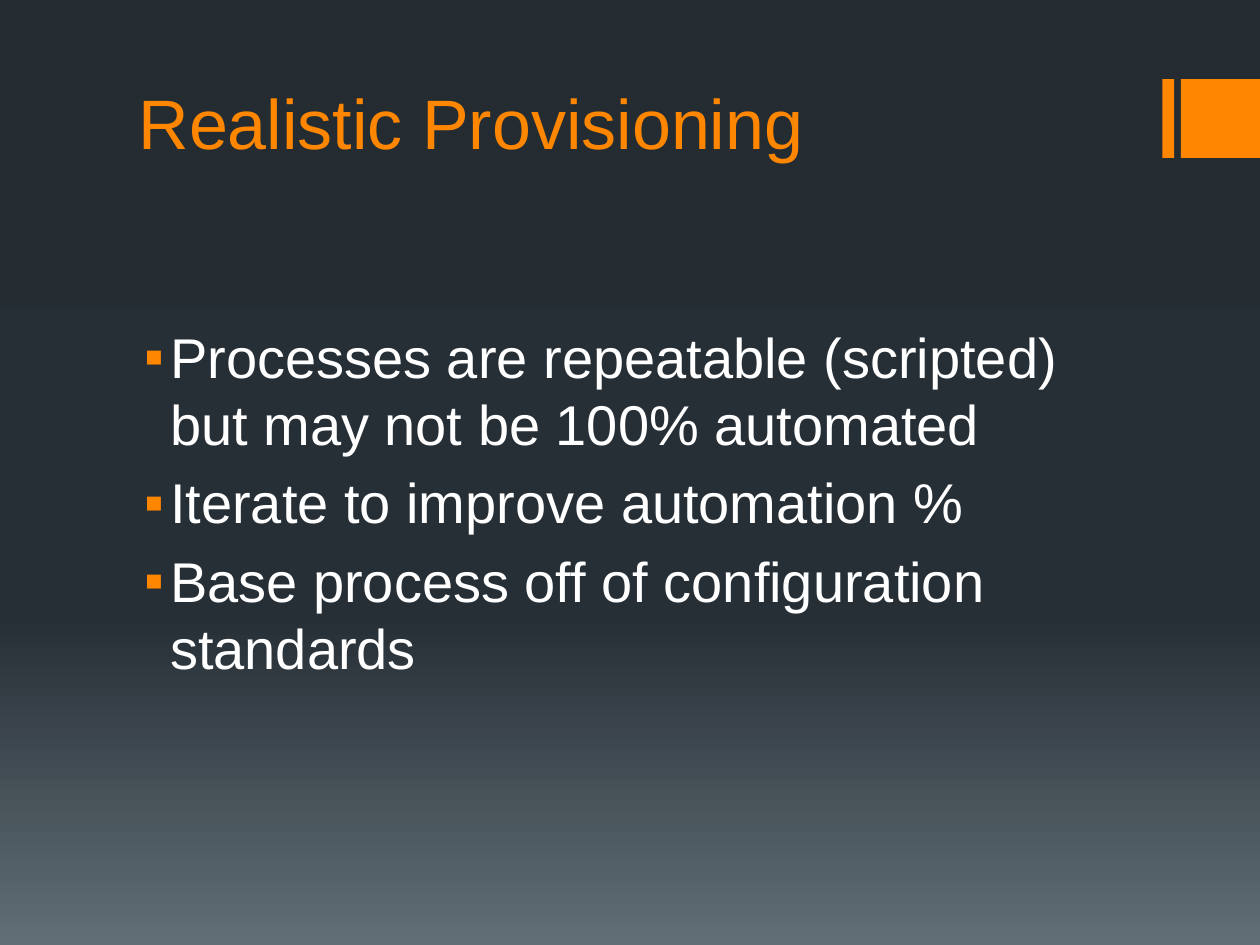
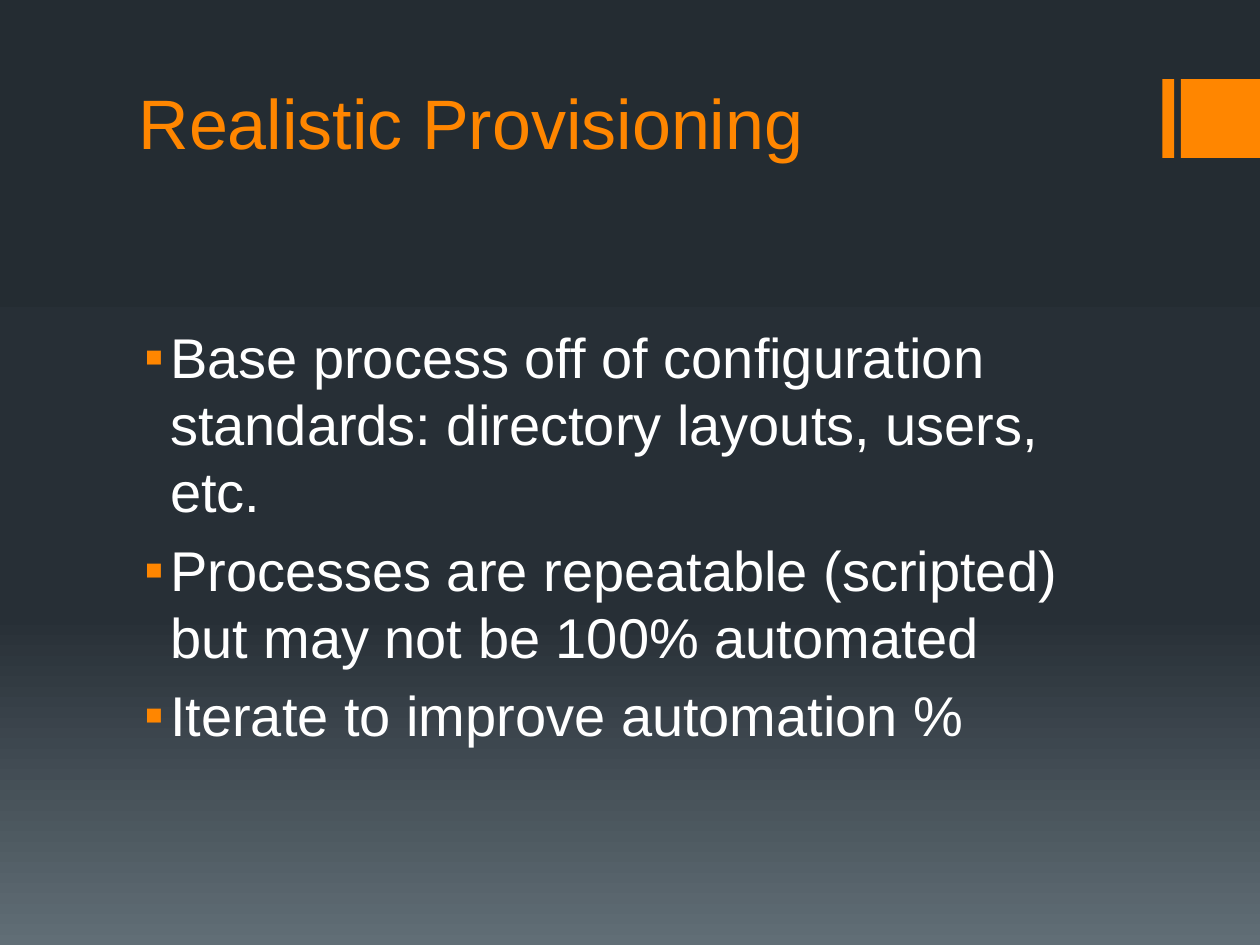
Before and after one commit to 2mind/aws-provisioning, a slide deck: slide 6 of aws_provisioning.pptx. Drawn at 1260x945 pixels with LibreOffice and Linux fonts; fonts in the diff are those of the drawing; background and template pictures are left out. Boxes give left, top, right and bottom in pixels: in the first picture for what was removed or moved away, otherwise in the second. Text is boxed around its words. In the diff, an @@ line names an element or a change of style, - is before the commit and + after.

```diff
--- a/aws_provisioning.pptx
+++ b/aws_provisioning.pptx
@@ text at <box>170,337,1038,513</box>: paragraph added @@
+▪ Base process off of configuration standards: directory layouts, users, etc.
@@ text at <box>170,561,985,670</box>: paragraph removed @@
-▪ Base process off of configuration standards
```
Also in this commit, not shown: 7 other slides changed, 2 slides added.
